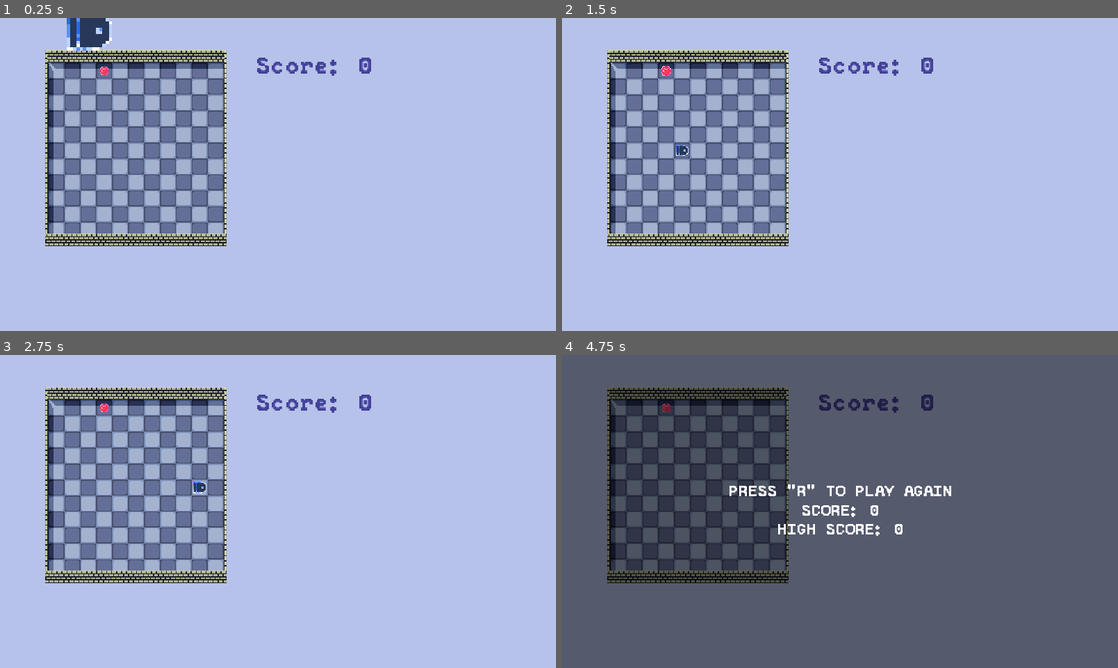
Above: before the commit, frames 1-4 (two rows, left to right).
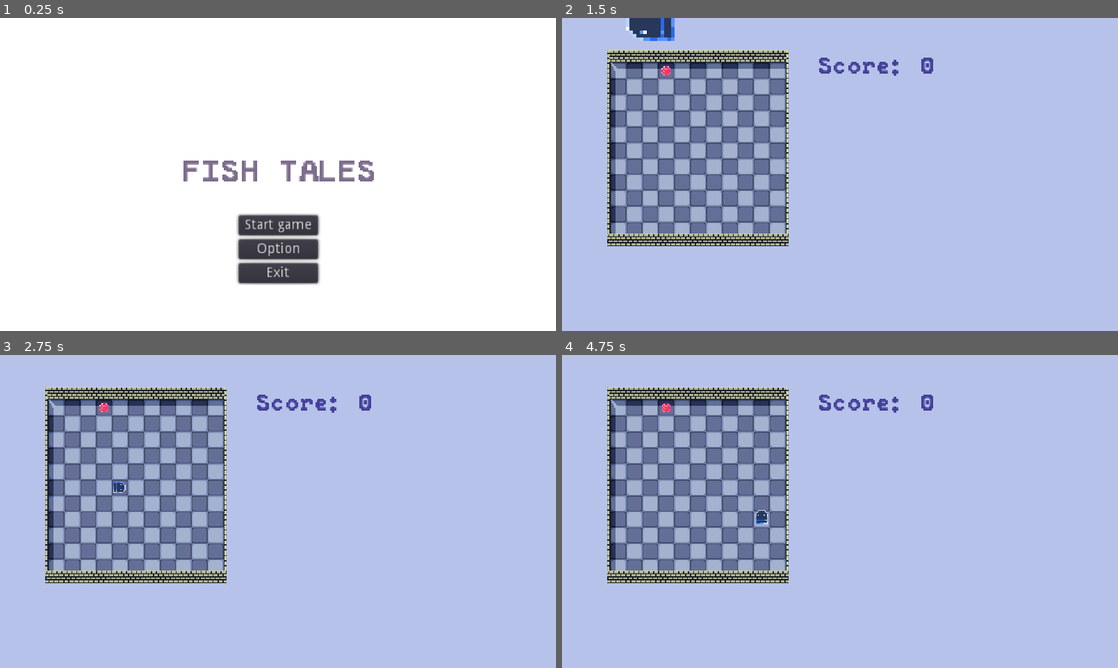
Above: after the commit, the same moments.

Repository: JustKwa/Snak-e
Game: Godot game, scene res://Scenes/main_menu.tscn
Two runs of this game, one before a commit and one after it. Both use one fixed random seed, a clock stepped at 60 frames per second and the inputs below. Before the commit the project starts from res://Scenes/level.tscn.
Inputs (mouse positions are in pixels of both pictures, inside the frame that each line leads up to):
- Up to frame 1 (0.25 s): no input
- Up to frame 2 (1.5 s): click (840, 249) at 0.5 s, where only the run after the commit has a clickable "Option"; click (840, 224) at 1.25 s, where only the run after the commit has a clickable "Start game"
- Up to frame 3 (2.75 s): hold Right (ui_right) from 2.03 s (still down)
- Up to frame 4 (4.75 s): release Right (ui_right) at 2.78 s; hold Down (ui_down) 2.78-3.53 s; hold Right (ui_right) 3.53-4.28 s; hold Up (ui_up) from 4.28 s (still down)

The runs differ from the first frame. In frame 1, 100% of the frame differs, in the area x 0-100%, y 0-100%; in frame 2, 0.6%; in frame 3, 0.2%; in frame 4, 99%.

Commit message:
WIP

Diff:
--- a/Scenes/level.tscn
+++ b/Scenes/level.tscn
@@ -215,7 +215,7 @@
 __meta__ = {
 "_edit_lock_": true
 }
-speed = 4.2
+speed = 4.8
 
 [node name="grid" type="TileMap" parent="."]
 position = Vector2( 0, 1 )
--- /dev/null
+++ b/Scenes/main_menu.tscn
@@ -0,0 +1,64 @@
+[gd_scene load_steps=4 format=2]
+
+[ext_resource path="res://PeaberryMono.ttf" type="DynamicFontData" id=1]
+[ext_resource path="res://Scripts/main_menu.gd" type="Script" id=2]
+
+[sub_resource type="DynamicFont" id=1]
+font_data = ExtResource( 1 )
+
+[node name="main_menu" type="Control"]
+anchor_right = 1.0
+anchor_bottom = 1.0
+script = ExtResource( 2 )
+
+[node name="background" type="CanvasLayer" parent="."]
+
+[node name="ColorRect" type="ColorRect" parent="background"]
+anchor_right = 1.0
+anchor_bottom = 1.0
+
+[node name="button" type="CanvasLayer" parent="."]
+
+[node name="VBoxContainer" type="VBoxContainer" parent="button"]
+anchor_left = 0.5
+anchor_top = 1.0
+anchor_right = 0.5
+anchor_bottom = 1.0
+margin_left = -40.0
+margin_top = -116.0
+margin_right = 40.0
+margin_bottom = -48.0
+
+[node name="start_button" type="Button" parent="button/VBoxContainer"]
+margin_right = 80.0
+margin_bottom = 20.0
+text = "Start game"
+
+[node name="option_button" type="Button" parent="button/VBoxContainer"]
+margin_top = 24.0
+margin_right = 80.0
+margin_bottom = 44.0
+text = "Option"
+
+[node name="exit_button" type="Button" parent="button/VBoxContainer"]
+margin_top = 48.0
+margin_right = 80.0
+margin_bottom = 68.0
+text = "Exit"
+
+[node name="title" type="CanvasLayer" parent="."]
+
+[node name="Label" type="Label" parent="title"]
+modulate = Color( 0.494118, 0.431373, 0.556863, 1 )
+anchor_right = 1.0
+anchor_bottom = 1.0
+margin_right = -279.0
+margin_bottom = -157.0
+rect_scale = Vector2( 2, 2 )
+custom_fonts/font = SubResource( 1 )
+text = "Fish Tales"
+align = 1
+valign = 1
+uppercase = true
+
+[connection signal="pressed" from="button/VBoxContainer/start_button" to="." method="_on_start_button_pressed"]
--- /dev/null
+++ b/Scripts/main_menu.gd
@@ -0,0 +1,9 @@
+extends Control
+
+
+func _ready():
+	return
+
+
+func _on_start_button_pressed():
+	return get_tree().change_scene('res://Scenes/level.tscn')
--- a/project.godot
+++ b/project.godot
@@ -21,7 +21,7 @@
 [application]
 
 config/name="Snake game"
-run/main_scene="res://Scenes/level.tscn"
+run/main_scene="res://Scenes/main_menu.tscn"
 config/icon="res://icon.png"
 
 [autoload]
Binary file changed: Sprites/canon_head.png
